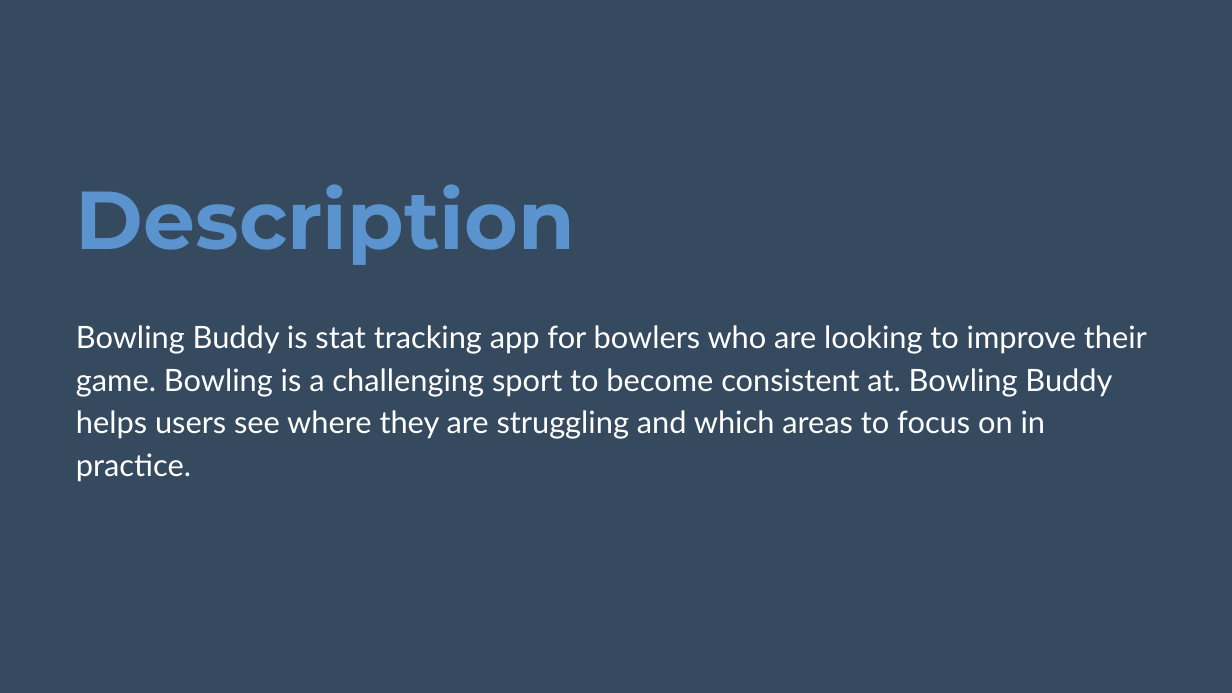
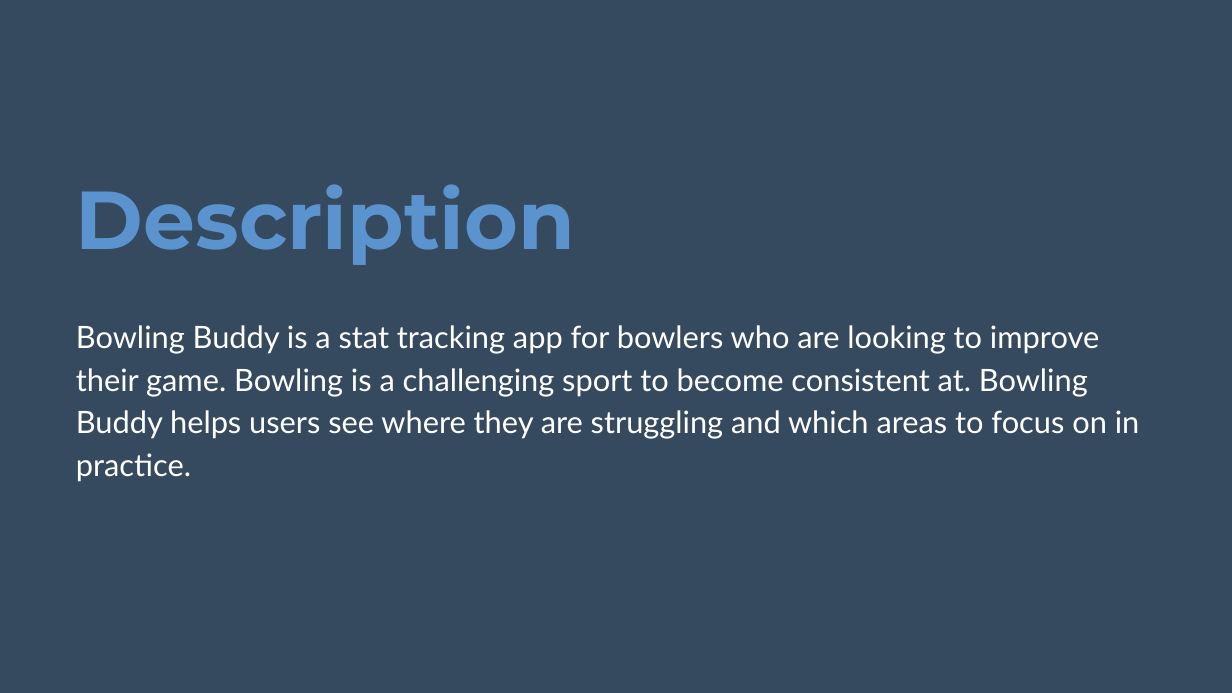
Before and after one commit to Spencer30/liftoff-assignments, a slide deck: slide 2 of P6-Project_Presentation/bowling-buddy presentation.pptx. Drawn at 1232x693 pixels with LibreOffice and Linux fonts; fonts in the diff are those of the drawing; background and template pictures are left out. Boxes give left, top, right and bottom in pixels: in the first picture for what was removed or moved away, otherwise in the second. Text is boxed around its words. In the diff, an @@ line names an element or a change of style, - is before the commit and + after.

```diff
--- a/P6-Project_Presentation/bowling-buddy presentation.pptx
+++ b/P6-Project_Presentation/bowling-buddy presentation.pptx
@@ text at (76,325,1140,482): text changed @@
-Bowling Buddy is stat tracking app for bowlers who are looking to improve their game. Bowling is a challenging sport to become consistent at. Bowling Buddy helps users see where they are struggling and which areas to focus on in practice.
+Bowling Buddy is a stat tracking app for bowlers who are looking to improve their game. Bowling is a challenging sport to become consistent at. Bowling Buddy helps users see where they are struggling and which areas to focus on in practice.
```
Also in this commit, not shown: 3 other slides changed.
